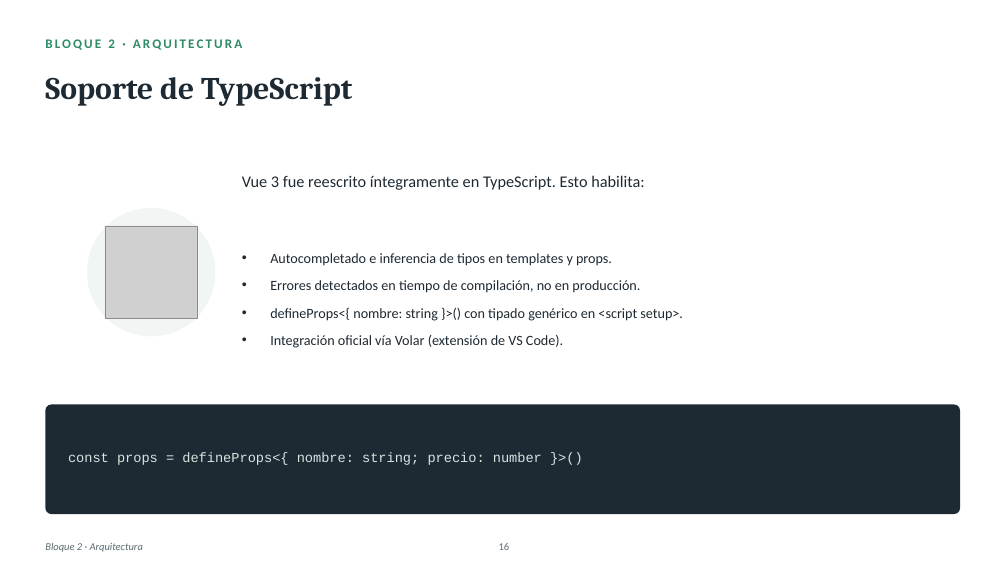
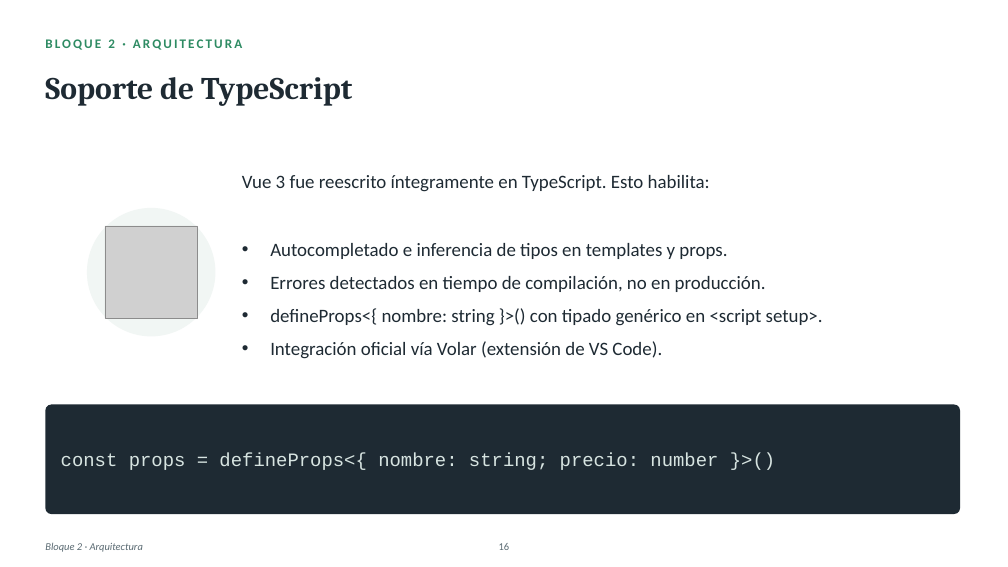
Before and after one commit to Agro-Ros-DSS-UTN/PoC, a slide deck: slide 17 of Vue_vs_React_PoC (2).pptx. Drawn at 1008x567 pixels with LibreOffice and Linux fonts; fonts in the diff are those of the drawing; grey boxes stand for pictures. Boxes give left, top, right and bottom in pixels: in the first picture for what was removed or moved away, otherwise in the second. Text is boxed around its words. In the diff, an @@ line names an element or a change of style, - is before the commit and + after.

```diff
--- a/Vue_vs_React_PoC (2).pptx
+++ b/Vue_vs_React_PoC (2).pptx
@@ text "Vue 3 fue reescrito íntegramente ..." at [242,175,710,192]: size 15.5 to 18 pt @@
@@ text "Autocompletado e inferencia de tipos ..." at [270,243,823,359]: size 13.5 to 18 pt @@
@@ text "const props = defineProps<{ nombre: ...": place and size @@
-text "const props = defineProps<{ nombre: ..." at [68,452,542,465]
+text "const props = defineProps<{ nombre: ..." at [61,453,718,470]
@@ text "const props = defineProps<{ nombre: ..." at [61,453,718,470]: size 13 to 18 pt @@
```
Also in this commit, not shown: 34 other slides changed.
